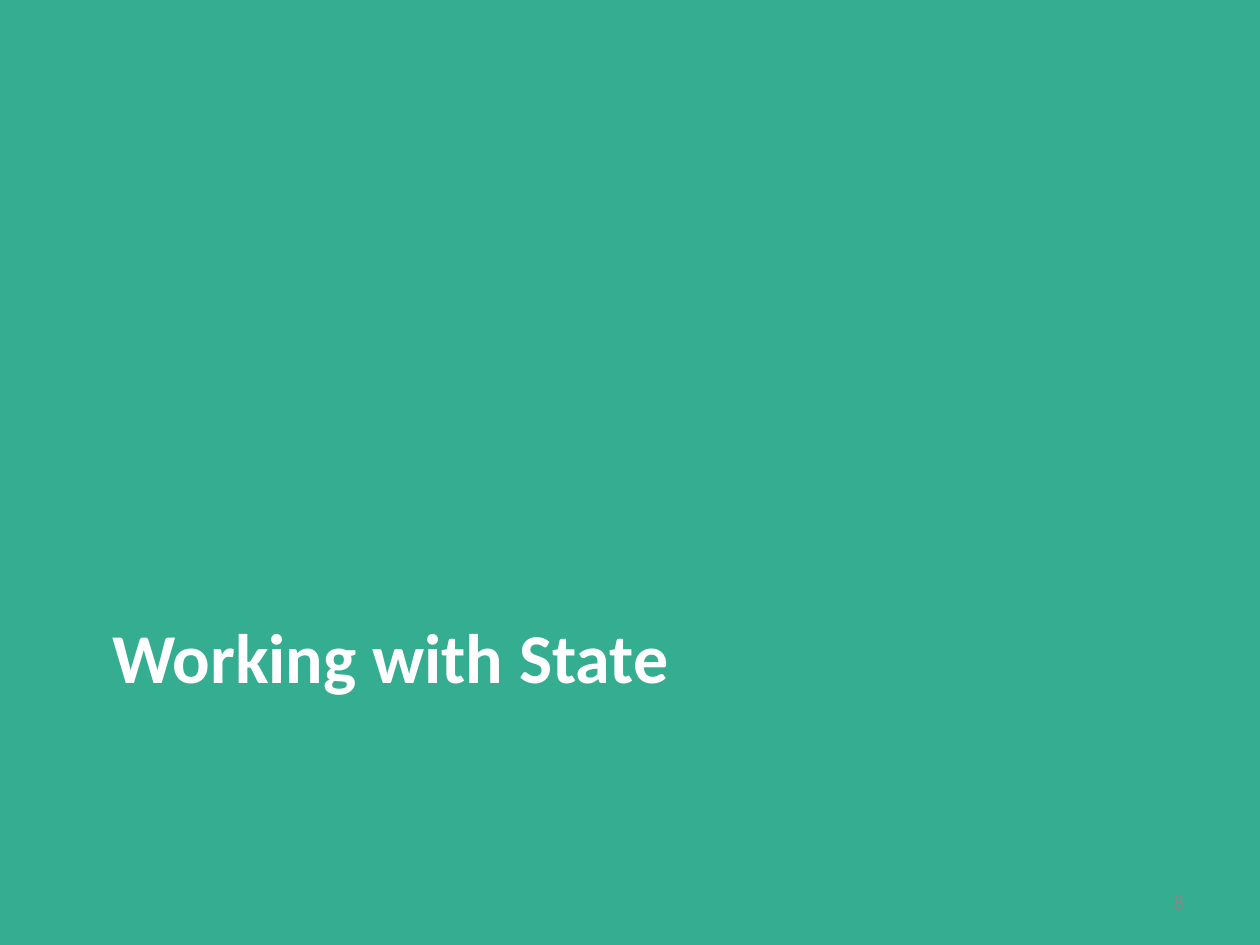
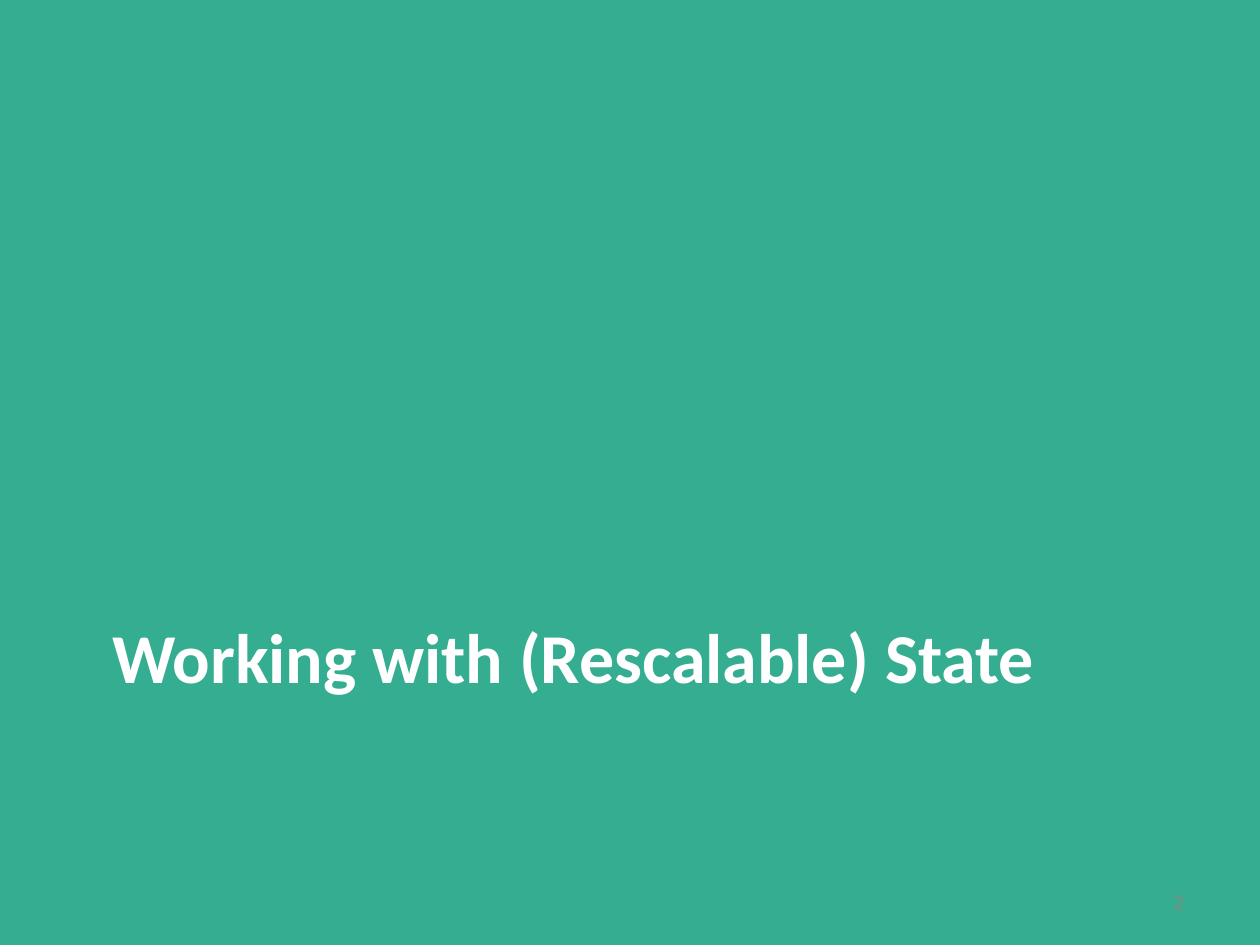
Before and after one commit to dataArtisans/flink-training-web, a slide deck: slide 2 of slides/flink_stream_statefulOps.pptx (slide 8 before the commit). Drawn at 1260x945 pixels with LibreOffice and Linux fonts; fonts in the diff are those of the drawing. Boxes give left, top, right and bottom in pixels: in the first picture for what was removed or moved away, otherwise in the second. Text is boxed around its words. In the diff, an @@ line names an element or a change of style, - is before the commit and + after.

```diff
--- a/slides/flink_stream_statefulOps.pptx
+++ b/slides/flink_stream_statefulOps.pptx
@@ title at (112, 631, 1034, 695): text changed @@
-Working with State
+Working with (Rescalable) State
```
Also in this commit, not shown: 3 other slides changed, 17 slides added, 1 slide removed, 6 other files.
